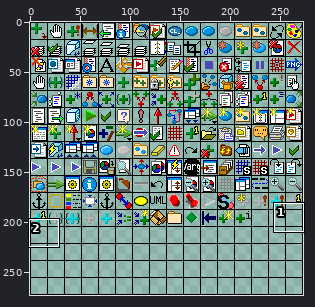
Two states of a sprite sheet, Delivery/studio/bitmaps/png/icon_matrix_16.png. Above, an overview of the earlier version with the close-up marked.
Close-up. Before the commit:
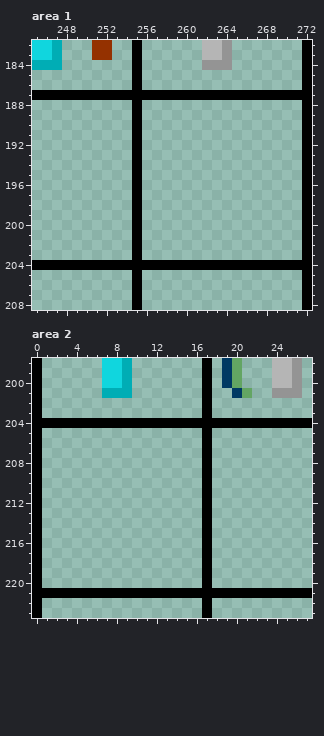
The file is 273x273 pixels. Colours within 5 levels of each other are drawn and written as one. Shown: area 1: x 245..272, y 182..208; area 2: x 0..27, y 198..223.
Now the later version:
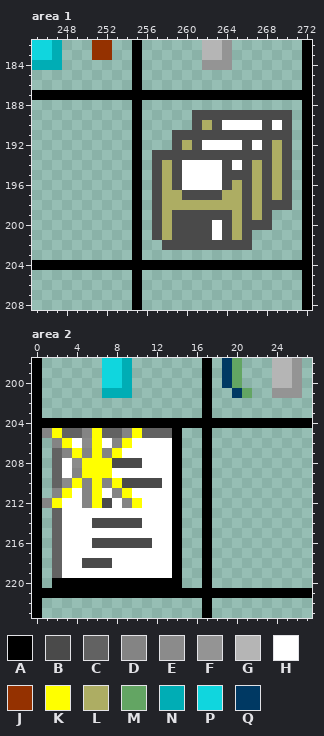
Palette (. is transparent): A #000000  B #4a4a4a  C #626262  D #848484  E #8b8b8b  F #949494  G #b5b5b5  H #ffffff  J #943100  K #ffff00  L #adad63  M #63a563  N #00adb5  P #10d6de  Q #003963
Difference:
Area 1:
Colour B now appears in row 189 at x 261 to 270; in row 190 at x 261, 263, 268 and 270; in row 191 at x 259 to 270; in row 192 at x 259, 261, 266, 268 and 270; in row 193 at x 257 to 268 and 270; in row 194 at x 257, 259, 264, 266, 268 and 270.
Colour B now appears in row 195 at x 257, 259, 264 to 266, 268 and 270; in row 196 at x 257, 259, 264, 266, 268 and 270; in row 197 at x 257, 260 to 263, 266, 268 and 270; in row 198 at x 257, 266 and 268 to 270; in row 199 at x 257, 259 to 264, 266 and 268; in row 200 at x 257, 259 to 262, 264 and 266 to 268.
Colour B now appears in row 201 at x 257, 259 to 262, 264 and 266; in row 202 at x 258 to 266.
Colour H now appears in row 190 at x 264 to 267 and 269; in row 192 at x 262 to 265 and 267; in row 194 at x 260 to 263 and 265; in rows 195 to 196 at x 260 to 263; in rows 200 to 201 at x 263.
Colour L now appears in row 190 at x 262; in row 192 at x 260 and 269; in row 193 at x 269; in rows 194 to 195 at x 258, 267 and 269; in row 196 at x 258, 265, 267 and 269; in row 197 at x 258 to 259, 264 to 265, 267 and 269.
Colour L now appears in row 198 at x 258 to 265 and 267; in row 199 at x 258, 265 and 267; in rows 200 to 201 at x 258 and 265.
Area 2:
Colour A now appears in rows 205 to 219 at x 14; in row 220 at x 2 to 14.
Colour B now appears in row 208 at x 8 to 10; in row 210 at x 9 to 12; in row 212 at x 7; in row 214 at x 6 to 10; in row 216 at x 6 to 11; in row 218 at x 5 to 7.
Colour C now appears in row 205 at x 3 to 4, 7 to 8 and 11 to 13; in rows 207 to 210 at x 2; in rows 213 to 219 at x 2.
Colour D now appears in row 205 at x 1, 5 and 9; in row 206 at x 2 and 8; in row 207 at x 3, 5 and 7; in row 209 at x 4; in row 210 at x 5 and 7; in row 211 at x 2, 5 and 8.
Colour D now appears in row 212 at x 1, 5 and 9.
Colour E now appears in row 206 at x 5; in row 208 at x 4; in row 210 at x 3.
Colour H now appears in row 206 at x 4, 7 and 10 to 13; in row 207 at x 9 to 13; in row 208 at x 3 and 11 to 13; in row 209 at x 3 and 8 to 13; in row 210 at x 13; in row 211 at x 4, 7 and 10 to 13.
Colour H now appears in row 212 at x 3 to 4, 8 and 11 to 13; in row 213 at x 3 to 13; in row 214 at x 3 to 5 and 11 to 13; in row 215 at x 3 to 13; in row 216 at x 3 to 5 and 12 to 13; in row 217 at x 3 to 13.
Colour H now appears in row 218 at x 3 to 4 and 8 to 13; in row 219 at x 3 to 13.
Colour K now appears in row 205 at x 2, 6 and 10; in row 206 at x 3, 6 and 9; in row 207 at x 4, 6 and 8; in rows 208 to 209 at x 5 to 7; in row 210 at x 4, 6 and 8; in row 211 at x 3, 6 and 9.
Colour K now appears in row 212 at x 2, 6 and 10.
Changed places in both close-ups, as pixel boxes (x1, y1, x2, y2):
added: (152, 110, 292, 250)
added: (42, 428, 182, 588)
